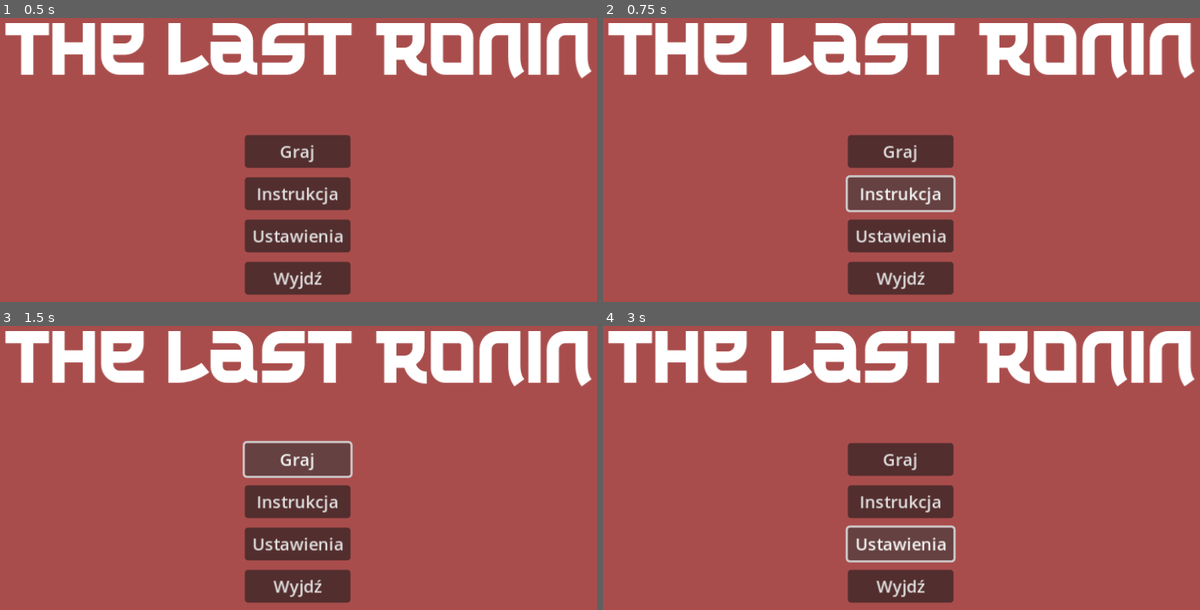
Above: before the commit, frames 1-4 (two rows, left to right).
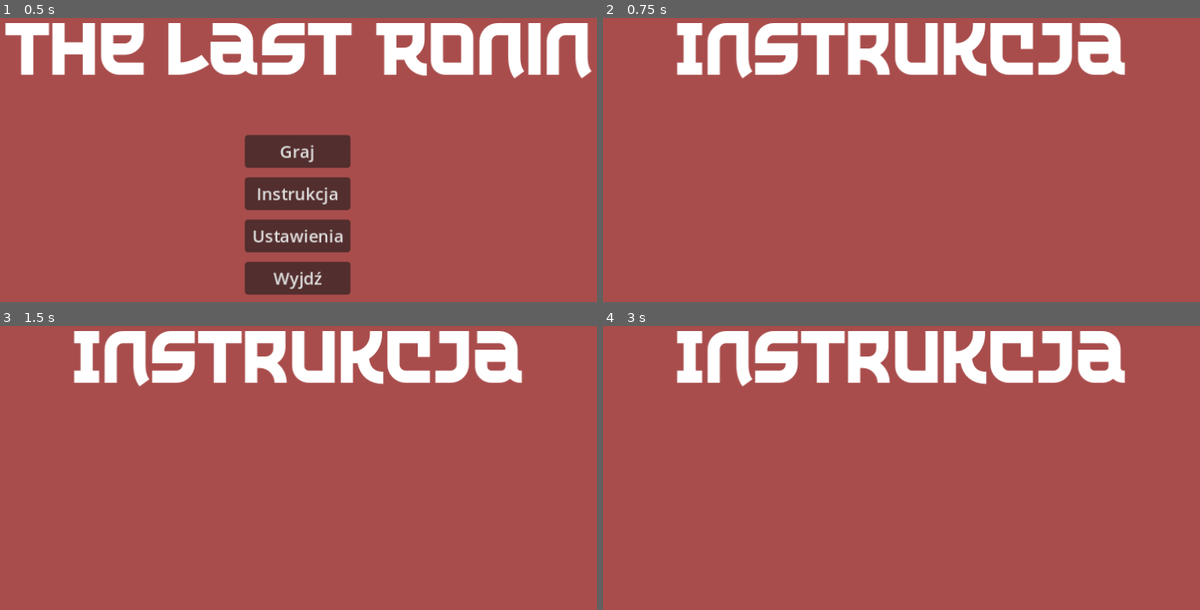
Above: after the commit, the same moments.

Repository: KamilGrzonka/Inzynierka
Game: Godot game, scene res://Menu/main_menu.tscn
The game is run twice, just before and just after one commit, with the same random seed, the same clock (stepped at 60 frames per second) and the same inputs.
Inputs (mouse positions are in pixels of both pictures, inside the frame that each line leads up to):
- Up to frame 1 (0.5 s): no input
- Up to frame 2 (0.75 s): click "Instrukcja" at 0.5 s
- Up to frame 3 (1.5 s): click (298, 459) at 1.25 s, where only the run before the commit has a clickable "Graj"
- Up to frame 4 (3 s): click (901, 459) at 2 s, where only the run before the commit has a clickable "Graj"; click (901, 544) at 2.75 s, where only the run before the commit has a clickable "Ustawienia"

Frame 1 is identical in both runs. In frame 2, 18% of the frame differs, in the area x 0-100%, y 1-98%; in frame 3, 18%; in frame 4, 18%.

Commit message:
Animacja ataku i menu

Diff:
--- a/Gra Inzynierka/Menu/instruction_menu.tscn
+++ b/Gra Inzynierka/Menu/instruction_menu.tscn
@@ -11,12 +11,14 @@
 grow_vertical = 2
 
 [node name="ColorRect" type="ColorRect" parent="."]
+layout_mode = 0
 offset_right = 644.0
 offset_bottom = 363.0
 color = Color(0.663213, 0.300892, 0.297295, 1)
 
 [node name="Label" type="Label" parent="ColorRect"]
 custom_minimum_size = Vector2(640, 100)
+layout_mode = 0
 offset_right = 642.0
 offset_bottom = 195.0
 theme_override_fonts/font = ExtResource("1_3h2ee")
--- a/Gra Inzynierka/Menu/main_menu.gd
+++ b/Gra Inzynierka/Menu/main_menu.gd
@@ -1 +1,30 @@
 extends Control
+
+# Zmienna do przechowywania odniesień do przycisków
+@onready var play_button = $PlayButton
+@onready var instruction_button = $InstructionButton
+@onready var settings_button = $SettingsButton
+@onready var exit_button = $ExitButton
+
+func _ready():
+	# Podłączenie sygnałów do metod przy użyciu Callable
+	play_button.pressed.connect(self._on_play_button_pressed)
+	instruction_button.pressed.connect(self._on_instruction_button_pressed)
+	settings_button.pressed.connect(self._on_settings_button_pressed)
+	exit_button.pressed.connect(self._on_exit_button_pressed)
+
+# Metoda do przejścia do sceny gry
+func _on_play_button_pressed():
+	get_tree().change_scene_to_file("res://World/world.tscn")
+
+# Metoda do przejścia do sceny instrukcji
+func _on_instruction_button_pressed():
+	get_tree().change_scene_to_file("res://Menu/instruction_menu.tscn")
+
+# Metoda do przejścia do sceny ustawień
+func _on_settings_button_pressed():
+	get_tree().change_scene_to_file("res://Menu/settings_menu.tscn")
+
+# Metoda do zamknięcia aplikacji
+func _on_exit_button_pressed():
+	get_tree().quit()
--- a/Gra Inzynierka/Menu/settings_menu.tscn
+++ b/Gra Inzynierka/Menu/settings_menu.tscn
@@ -11,12 +11,14 @@
 grow_vertical = 2
 
 [node name="ColorRect" type="ColorRect" parent="."]
+layout_mode = 0
 offset_right = 644.0
 offset_bottom = 363.0
 color = Color(0.663213, 0.300892, 0.297295, 1)
 
 [node name="Label" type="Label" parent="."]
 custom_minimum_size = Vector2(640, 100)
+layout_mode = 0
 offset_right = 642.0
 offset_bottom = 195.0
 theme_override_fonts/font = ExtResource("1_yil46")
--- a/Gra Inzynierka/Player/Attack/ice_attack.tscn
+++ b/Gra Inzynierka/Player/Attack/basic_attack.tscn
@@ -1,20 +1,20 @@
 [gd_scene load_steps=5 format=3 uid="uid://dvomup8hqlpug"]
 
-[ext_resource type="Script" path="res://Player/Attack/ice_attack.gd" id="1_pfl8i"]
-[ext_resource type="Texture2D" uid="uid://b3d7dqj8derne" path="res://Textures/Items/Weapons/sword.png" id="2_hak6b"]
-[ext_resource type="AudioStream" uid="uid://cr22ewtfhub8c" path="res://Audio/SoundEffect/ice.wav" id="3_k44ip"]
+[ext_resource type="Script" path="res://Player/Attack/basic_attack.gd" id="1_s7ul3"]
+[ext_resource type="Texture2D" uid="uid://b3d7dqj8derne" path="res://Textures/Items/Weapons/sword.png" id="2_r26wo"]
+[ext_resource type="AudioStream" uid="uid://cr22ewtfhub8c" path="res://Audio/SoundEffect/ice.wav" id="3_aw4q8"]
 
 [sub_resource type="RectangleShape2D" id="RectangleShape2D_whknw"]
 size = Vector2(7.07107, 32.5269)
 
-[node name="IceAttack" type="Area2D" groups=["attack"]]
+[node name="BasicAttack" type="Area2D" groups=["attack"]]
 top_level = true
 collision_layer = 4
 collision_mask = 0
-script = ExtResource("1_pfl8i")
+script = ExtResource("1_s7ul3")
 
 [node name="Sprite2D" type="Sprite2D" parent="."]
-texture = ExtResource("2_hak6b")
+texture = ExtResource("2_r26wo")
 
 [node name="CollisionShape2D" type="CollisionShape2D" parent="."]
 position = Vector2(-1, -1)
--- a/Gra Inzynierka/Player/player.gd
+++ b/Gra Inzynierka/Player/player.gd
@@ -1,14 +1,17 @@
 extends CharacterBody2D
 @onready var idle_sprite = $IdleSprite #get sprite
 @onready var run_sprite = $RunSprite #get sprite
+@onready var hurt_sprite = $HurtSprite #get sprite
 @onready var walkingTimer = get_node("walkingTimer") #get timer
 var movement_speed = 50.0
 var hp = 100
+var is_hurt = false # Flaga obrażeń
+var hurt_duration = 0.35 # Czas trwania animacji obrażeń (w sekundach)
 #attack
-var iceSpear = preload("res://Player/Attack/ice_attack.tscn")
-@onready var iceSpearTimer = get_node("Attack/IceSpearTimer")
-@onready var iceSpearAttackTimer = get_node("Attack/IceSpearTimer/IceSpreatAttackTimer")
-#ice spear
+var iceSpear = preload("res://Player/Attack/basic_attack.tscn")
+@onready var iceSpearTimer = get_node("Attack/BasicAttackTimer")
+@onready var iceSpearAttackTimer = get_node("Attack/BasicAttackTimer/BasicAttackTimer")
+#basic attack
 var basic_attack_ammo = 0
 var basic_attack_base_ammo = 1
 var basic_attack_speed = 1.5
@@ -29,21 +32,33 @@
 	if move.x > 0: #changing the side the player is facing according to his direction
 		idle_sprite.flip_h = false
 		run_sprite.flip_h = false
+		hurt_sprite.flip_h = false
 	elif move.x < 0:
 		idle_sprite.flip_h = true
 		run_sprite.flip_h = true
-	# Obsluga zmiany animacji
-	if move != Vector2.ZERO: # Gracz sie porusza
-		if idle_sprite.visible: # Przełacz na RunSprite
+		hurt_sprite.flip_h = true
+	# Animation handling (hurt animation takes priority)
+	if is_hurt:
+		if not hurt_sprite.visible: # Ensure only hurt_sprite is visible
 			idle_sprite.visible = false
+			run_sprite.visible = false
+			hurt_sprite.visible = true
+		update_animation(hurt_sprite) # Update hurt animation
+	elif move != Vector2.ZERO: # Player is moving
+		if idle_sprite.visible: # Switch to RunSprite
+			idle_sprite.visible = false
+			hurt_sprite.visible = false
 			run_sprite.visible = true
-		update_animation(run_sprite) # Aktualizuj animacje Run
-	else: # Gracz stoi w miejscu
-		if run_sprite.visible: # Przełacz na IdleSprite
+		update_animation(run_sprite) # Update run animation
+	else: # Player is idle
+		if run_sprite.visible: # Switch to IdleSprite
 			run_sprite.visible = false
+			hurt_sprite.visible = false
 			idle_sprite.visible = true
-		update_animation(idle_sprite) # Aktualizuj animacje Idle
-	velocity = move.normalized()*movement_speed #making sure that movement speed is same in every direction
+		update_animation(idle_sprite) # Update idle animation
+
+# Normalizing movement speed and moving the player
+	velocity = move.normalized() * movement_speed
 	move_and_slide()
 
 # Funkcja do aktualizacji animacji
@@ -63,9 +78,35 @@
 
 
 func _on_hurtbox_hurt(damage, _angle, _knockback):
-	hp -= damage #player takes damage
+	if is_hurt: # Prevent interrupting ongoing hurt animation
+		return
+
+	hp -= damage # Player takes damage
 	print(hp)
+	is_hurt = true
+	hurt_sprite.visible = true
+	idle_sprite.visible = false
+	run_sprite.visible = false
+	hurt_sprite.frame = 0 # Reset hurt animation to the first frame
 
+# Timer to end hurt animation
+	var hurt_timer = Timer.new()
+	hurt_timer.wait_time = hurt_duration
+	hurt_timer.one_shot = true
+	add_child(hurt_timer)
+
+	hurt_timer.timeout.connect(_end_hurt_animation)
+	hurt_timer.start()
+
+func _end_hurt_animation():
+	is_hurt = false # Reset hurt state
+	hurt_sprite.visible = false
+
+# Restore appropriate sprite after hurt animation
+	if velocity != Vector2.ZERO:
+		run_sprite.visible = true
+	else:
+		idle_sprite.visible = true
 
 func _on_ice_spear_timer_timeout():
 	basic_attack_ammo += basic_attack_base_ammo
--- a/Gra Inzynierka/Player/player.tscn
+++ b/Gra Inzynierka/Player/player.tscn
@@ -1,9 +1,10 @@
-[gd_scene load_steps=8 format=3 uid="uid://bpynx7u1yjy1t"]
+[gd_scene load_steps=9 format=3 uid="uid://bpynx7u1yjy1t"]
 
 [ext_resource type="Script" path="res://Player/player.gd" id="1_jha0h"]
 [ext_resource type="Texture2D" uid="uid://cbmgfmp22d4gx" path="res://Textures/Player/RUN.png" id="2_1lojs"]
 [ext_resource type="Texture2D" uid="uid://cylnsx2tuspon" path="res://Textures/Player/IDLE.png" id="2_5g1om"]
 [ext_resource type="PackedScene" uid="uid://cb1gfpviskg3s" path="res://Utilities/Hurtbox/hurtbox.tscn" id="3_vvk4r"]
+[ext_resource type="Texture2D" uid="uid://40hny64pf50b" path="res://Textures/Player/HURT.png" id="4_elibo"]
 
 [sub_resource type="CapsuleShape2D" id="CapsuleShape2D_58lxu"]
 radius = 4.0
@@ -29,6 +30,11 @@
 offset = Vector2(0, -15)
 hframes = 16
 
+[node name="HurtSprite" type="Sprite2D" parent="."]
+texture = ExtResource("4_elibo")
+offset = Vector2(0, -15)
+hframes = 4
+
 [node name="Camera2D" type="Camera2D" parent="."]
 
 [node name="CollisionShape2D" type="CollisionShape2D" parent="."]
@@ -50,10 +56,10 @@
 
 [node name="Attack" type="Node2D" parent="."]
 
-[node name="IceSpearTimer" type="Timer" parent="Attack"]
+[node name="BasicAttackTimer" type="Timer" parent="Attack"]
 wait_time = 1.5
 
-[node name="IceSpreatAttackTimer" type="Timer" parent="Attack/IceSpearTimer"]
+[node name="BasicAttackTimer" type="Timer" parent="Attack/BasicAttackTimer"]
 wait_time = 0.075
 
 [node name="DetectionArea" type="Area2D" parent="."]
@@ -65,8 +71,8 @@
 shape = SubResource("CircleShape2D_vlm2q")
 
 [connection signal="hurt" from="Hurtbox" to="." method="_on_hurtbox_hurt"]
-[connection signal="timeout" from="Attack/IceSpearTimer" to="." method="_on_ice_spear_timer_timeout"]
-[connection signal="timeout" from="Attack/IceSpearTimer/IceSpreatAttackTimer" to="." method="_on_ice_spreat_attack_timer_timeout"]
+[connection signal="timeout" from="Attack/BasicAttackTimer" to="." method="_on_ice_spear_timer_timeout"]
+[connection signal="timeout" from="Attack/BasicAttackTimer/BasicAttackTimer" to="." method="_on_ice_spreat_attack_timer_timeout"]
 [connection signal="body_entered" from="DetectionArea" to="." method="_on_detection_area_body_entered"]
 [connection signal="body_exited" from="DetectionArea" to="." method="_on_detection_area_body_exited"]
 
Renamed: Gra Inzynierka/Player/Attack/ice_attack.gd -> Gra Inzynierka/Player/Attack/basic_attack.gd
Not shown: 1 places in Gra Inzynierka/Player/Attack/basic_attack.tscn that only renumber resources
